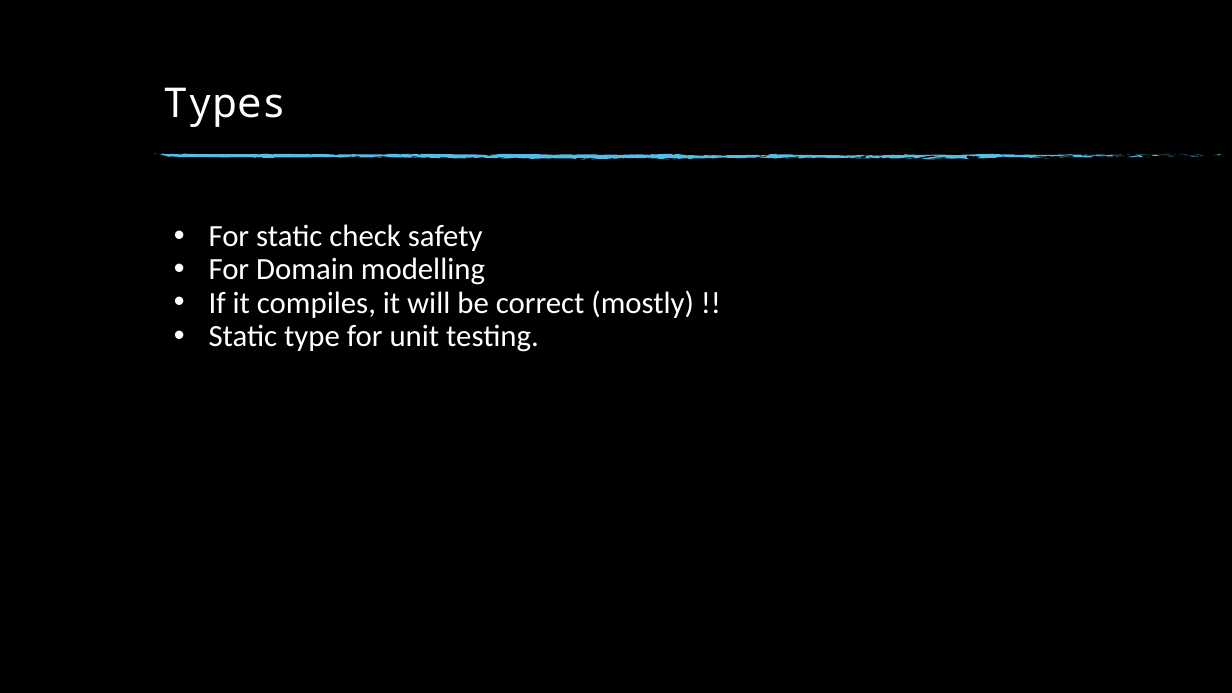
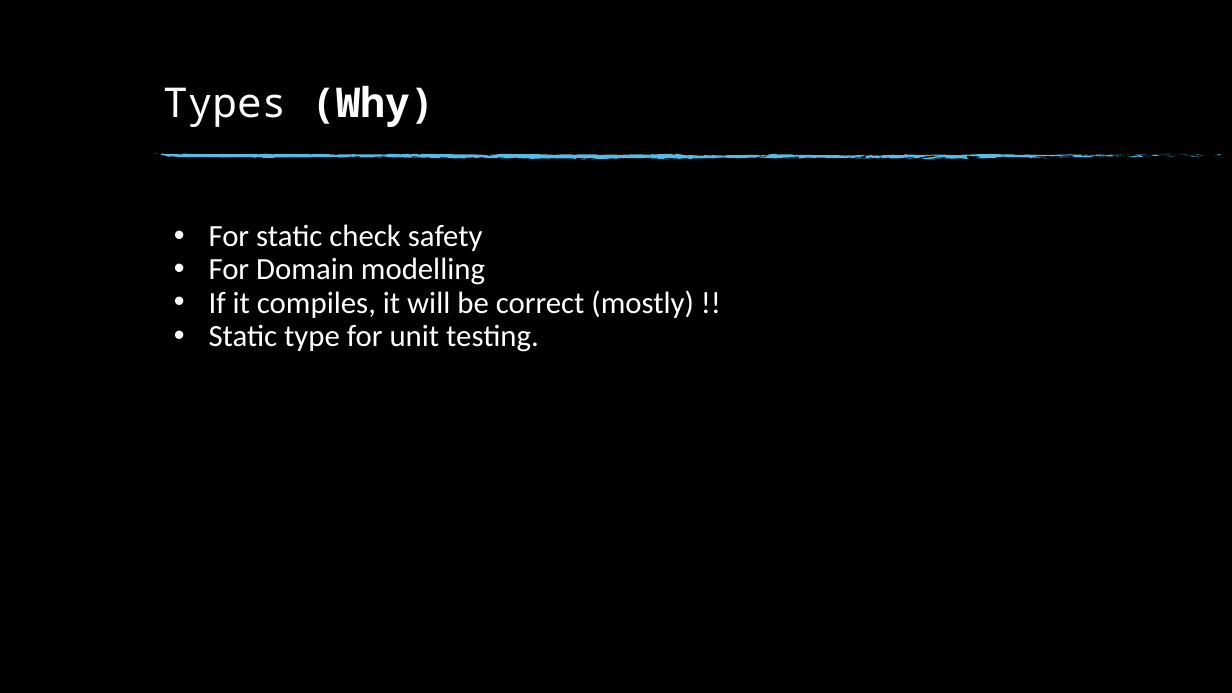
Before and after one commit to anuragjaiswal/haskell-ppt, a slide deck: slide 24 of Haskell.pptx (slide 15 before the commit). Drawn at 1232x693 pixels with LibreOffice and Linux fonts; fonts in the diff are those of the drawing; background and template pictures are left out. Boxes give left, top, right and bottom in pixels: in the first picture for what was removed or moved away, otherwise in the second. Text is boxed around its words. In the diff, an @@ line names an element or a change of style, - is before the commit and + after.

```diff
--- a/Haskell.pptx
+++ b/Haskell.pptx
@@ title at (x1=163, y1=85, x2=434, y2=127): text changed @@
-Types
+Types (Why)
```
Also in this commit, not shown: 18 other slides changed, 5 slides added, 3 slides removed, 1 other file.
